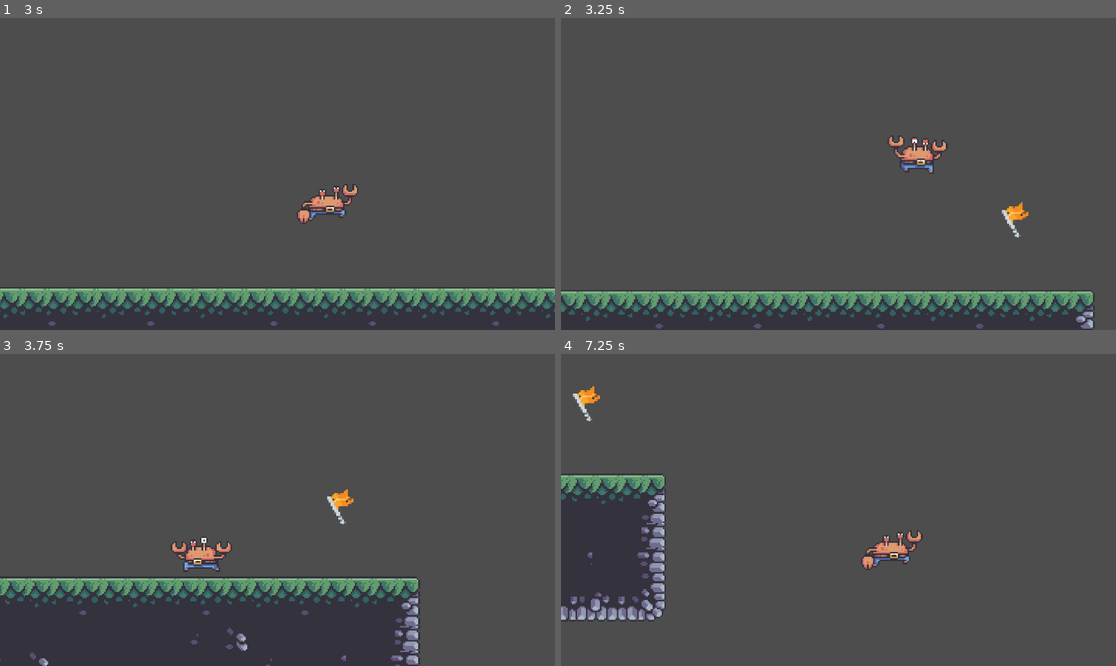
Above: before the commit, frames 1-4 (two rows, left to right).
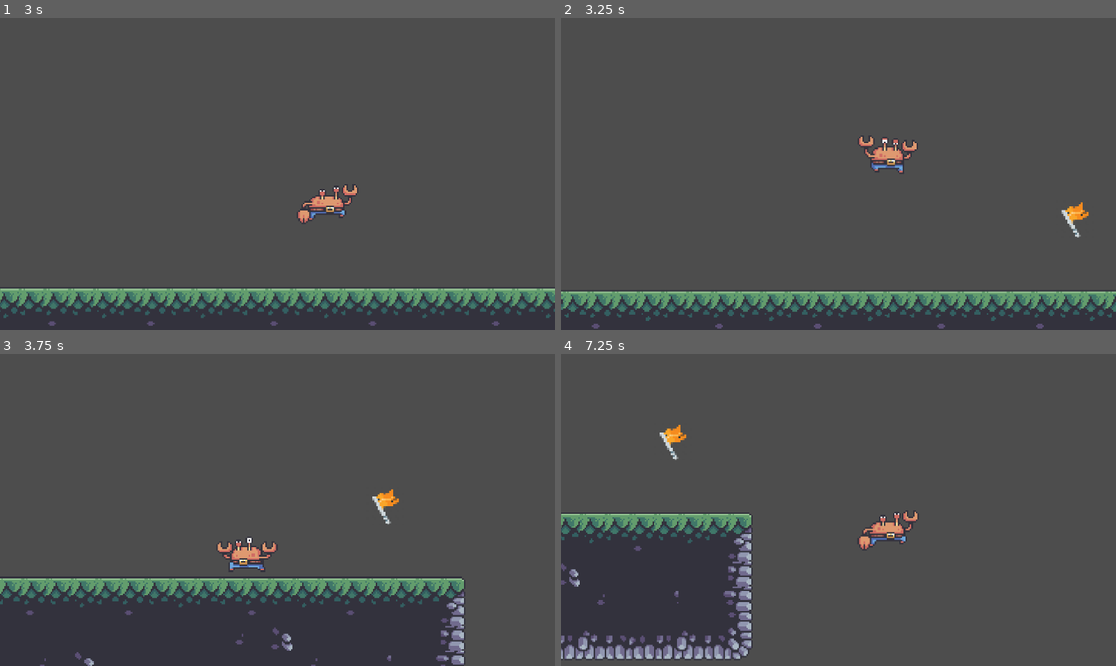
Above: after the commit, the same moments.

Repository: SMR-2023-Summer-Project/2DSideRacer
Game: Godot game, scene res://root/ui/title_screen/title_screen.tscn
The game is run twice, just before and just after one commit, with the same random seed, the same clock (stepped at 60 frames per second) and the same inputs.
Inputs (mouse positions are in pixels of both pictures, inside the frame that each line leads up to):
- Up to frame 1 (3 s): click "PLAY!" at 0.5 s; click "Host" at 1.25 s; move the mouse to (399, 158) at 2.02 s; hold Right (ui_right) from 2.03 s (still down); tap Shift (dash) at 2.1 s; tap Up (jump) at 2.27 s; move the mouse to (166, 189) at 2.77 s; tap Space (climb) at 2.85 s
- Up to frame 2 (3.25 s): keep holding Right (ui_right); tap Up (jump) at 3.02 s; tap Shift (dash) at 3.05 s
- Up to frame 3 (3.75 s): move the mouse to (333, 441) at 3.52 s; release Right (ui_right) at 3.53 s; hold Left (ui_left) from 3.53 s (still down); tap Shift (dash) at 3.6 s
- Up to frame 4 (7.25 s): move the mouse to (810, 572) at 4.27 s; release Left (ui_left) at 4.28 s; hold Right (ui_right) 4.28-5.78 s; right-click (810, 572) at 4.35 s; tap Up (jump) at 4.52, 5.27, 6.02 s; tap Shift (dash) at 4.55, 5.3, 5.85, 6.8 s; move the mouse to (1005, 556) at 5.02 s; hold Middle mouse button (swing) 5.03-5.78 s; move the mouse to (672, 463) at 5.77 s; hold Left (ui_left) 5.78-6.53 s; move the mouse to (866, 510) at 6.52 s; hold Right (ui_right) from 6.53 s (still down); tap Space (climb) at 6.6 s

Frame 1 is identical in both runs. In frame 2, 6.3% of the frame differs, in the area x 0-100%, y 37-100%; in frame 3, 8.0%; in frame 4, 16%, in the area x 0-66%, y 10-98%.

Commit message:
Added dash cooldown

Diff:
--- a/root/entities/player/player.gd
+++ b/root/entities/player/player.gd
@@ -6,10 +6,10 @@
 const JUMP_VELOCITY = -400.0
 const DASH_SPEED = 800
 const DASH_DURATION = 0.2
-const DASH_COOLDOWN = 1.0
+const DASH_COOLDOWN = 5.0
 const CLIMB_SPEED = 100  # Adjust climbing speed as needed
 
-
+var dash_cool = 0.0
 var dashTimer = 0.0
 var canDash = true
 var hookPos = Vector2()
@@ -73,9 +73,11 @@
 
 	# Check if dash cooldown is complete.
 	if not canDash:
+		dash_cool += delta
 		dashTimer -= delta
-		if dashTimer <= 0.0:
+		if dashTimer <= 0.0 and dash_cool >= DASH_COOLDOWN:
 			canDash = true
+			dash_cool = 0
 	#Climbing
 	if isClimbing:
 		if is_on_floor() or not is_on_wall():
--- a/root/entities/player/player.tscn
+++ b/root/entities/player/player.tscn
@@ -342,15 +342,19 @@
 properties/0/path = NodePath(".:position")
 properties/0/spawn = true
 properties/0/sync = true
+properties/0/watch = false
 properties/1/path = NodePath("Animations:animation")
 properties/1/spawn = true
 properties/1/sync = true
+properties/1/watch = false
 properties/2/path = NodePath(".:rotation")
 properties/2/spawn = true
 properties/2/sync = true
+properties/2/watch = false
 properties/3/path = NodePath("Grapple:points")
 properties/3/spawn = true
 properties/3/sync = true
+properties/3/watch = false
 
 [node name="Player" type="CharacterBody2D"]
 position = Vector2(1, 0)
--- a/root/entities/player/player_sounds.gd
+++ b/root/entities/player/player_sounds.gd
@@ -23,6 +23,8 @@
 var previously_on_floor = true
 
 var previously_couldDJ = true
+
+var previously_couldDash = true
 
 func _ready():
 	# parent of this node will always be assumed
@@ -50,7 +52,7 @@
 		# player has just landed
 		land_sfx.play()
 
-	if Input.is_action_just_pressed("dash"):
+	if Input.is_action_just_pressed("dash") and previously_couldDash:
 		#player has just pressed dash key
 		dash_sfx.play()
 
@@ -61,3 +63,4 @@
 
 	previously_on_floor = player.is_on_floor()
 	previously_couldDJ = player.get("canDJ")
+	previously_couldDash = player.get("canDash")
Not shown: 1 places in root/entities/player/player.tscn that only renumber resources
Not shown: 1 places in root/ui/title_screen/title_screen.tscn that only renumber resources
